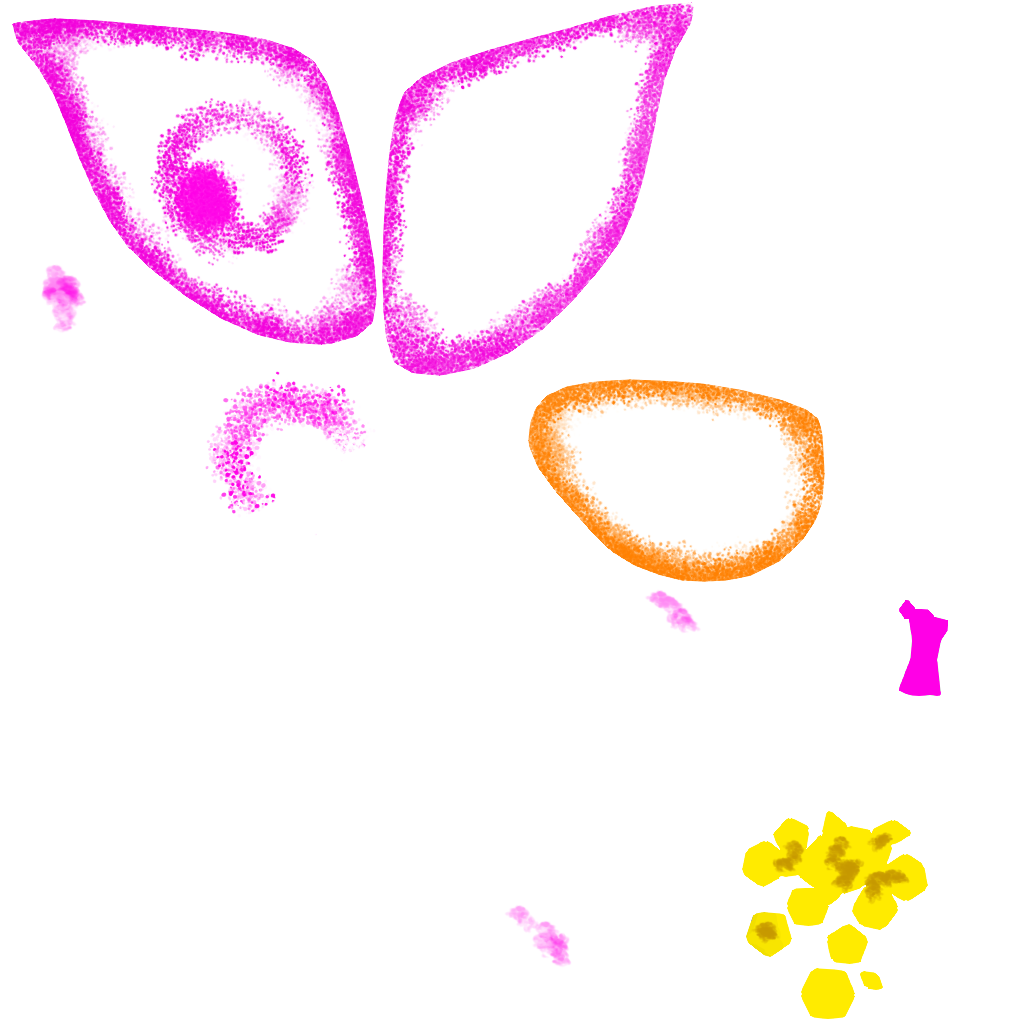
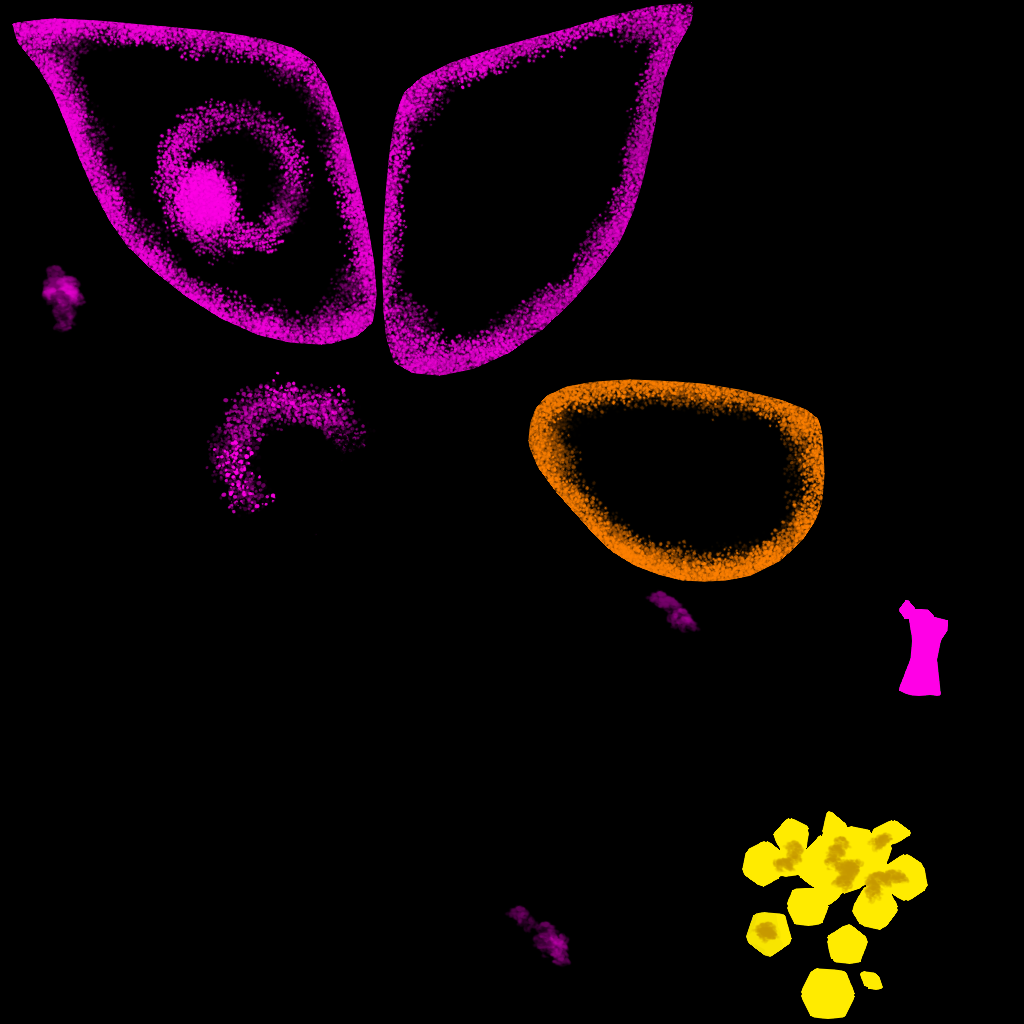
Before/after of a w=1024, h=1024 layered artwork. What changed in the layer stack:
painted on "Detalhes" (1st of 4, in "Emissive") over [0, 192, 704, 1024]
painted on "AsaMoxel" (1st of 2, in "Emissive") over [0, 0, 832, 640]
painted on "Detalhes" (2nd of 4, in "Emissive") over [704, 768, 960, 1024]
painted on "MoxelAtlas.png" (2nd of 3, in "Emissive") over [704, 768, 960, 1024]
added layer "Pintar camada 1" in group "Emissive" over [0, 0, 1024, 1024]
